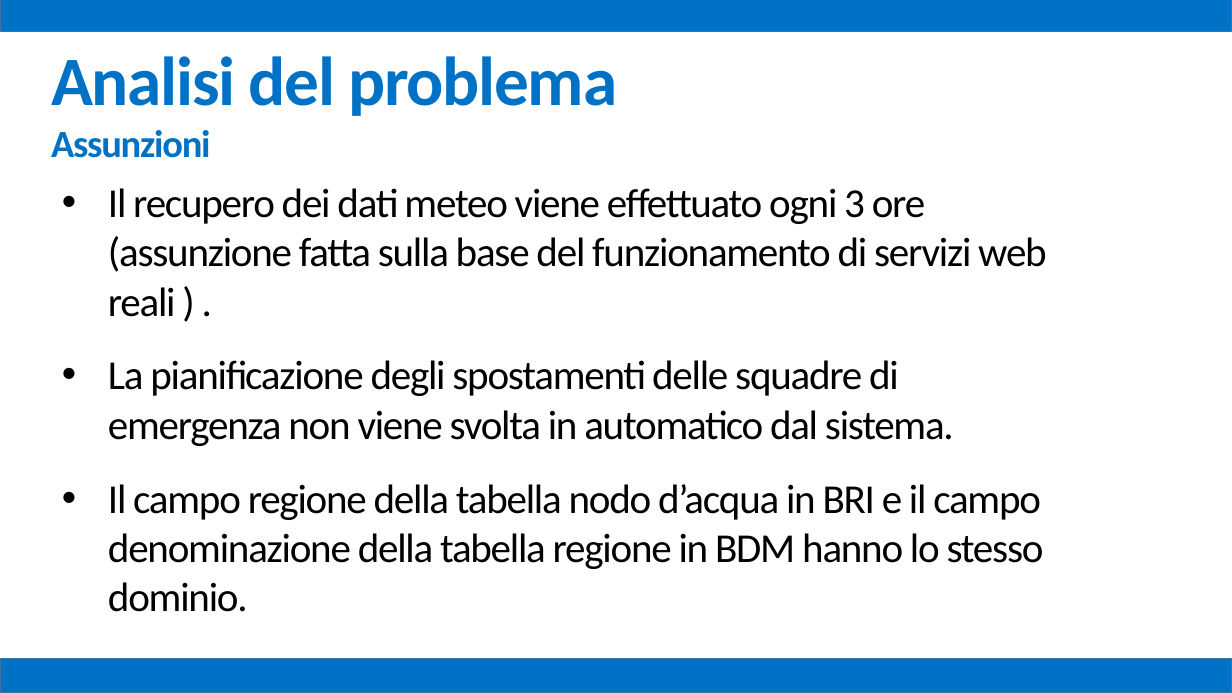
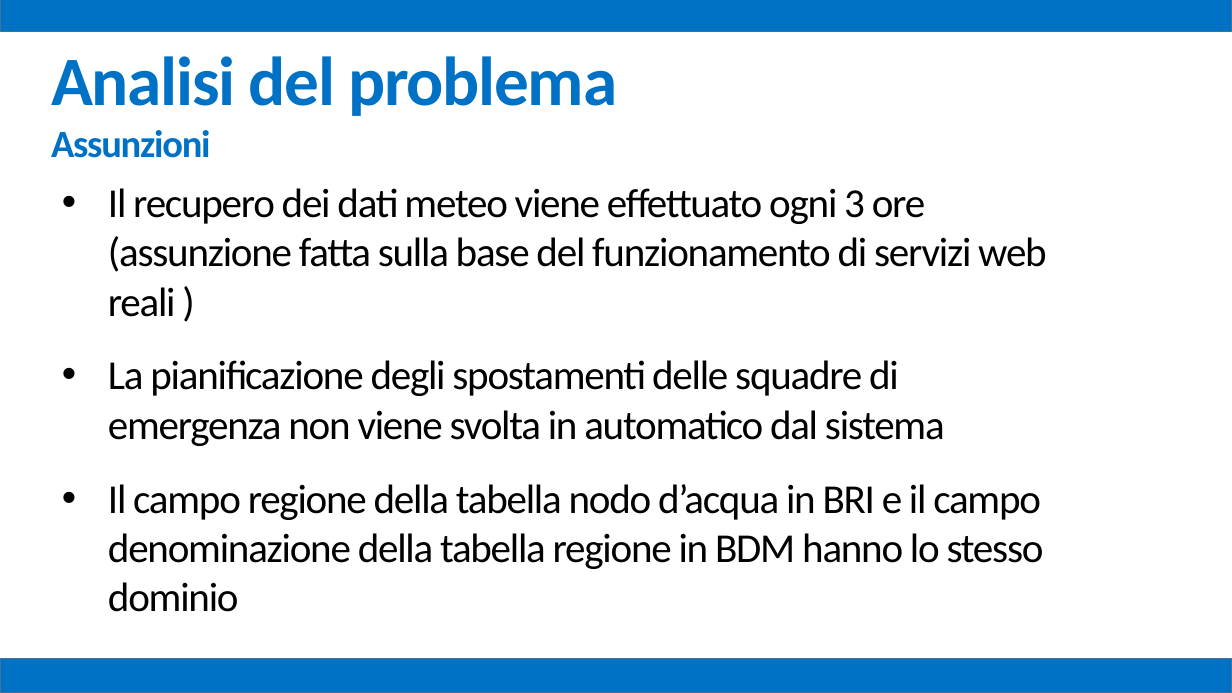
Before and after one commit to mz1991/ProgettoFebbraio2015, a slide deck: slide 7 of Febbraio 2015.pptx. Drawn at 1232x693 pixels with LibreOffice and Linux fonts; fonts in the diff are those of the drawing. Boxes give left, top, right and bottom in pixels: in the first picture for what was removed or moved away, otherwise in the second. Text is boxed around its words. In the diff, an @@ line names an element or a change of style, - is before the commit and + after.

```diff
--- a/Febbraio 2015.pptx
+++ b/Febbraio 2015.pptx
@@ text at box(108, 188, 1047, 612): text changed @@
-• Il recupero dei dati meteo viene effettuato ogni 3 ore (assunzione fatta sulla base del funzionamento di servizi web reali ) .
-• La pianificazione degli spostamenti delle squadre di emergenza non viene svolta in automatico dal sistema.
-• Il campo regione della tabella nodo d’acqua in BRI e il campo denominazione della tabella regione in BDM hanno lo stesso dominio.
+• Il recupero dei dati meteo viene effettuato ogni 3 ore (assunzione fatta sulla base del funzionamento di servizi web reali )
+• La pianificazione degli spostamenti delle squadre di emergenza non viene svolta in automatico dal sistema
+• Il campo regione della tabella nodo d’acqua in BRI e il campo denominazione della tabella regione in BDM hanno lo stesso dominio
```
Also in this commit, not shown: 11 other slides changed, 1 other file.
